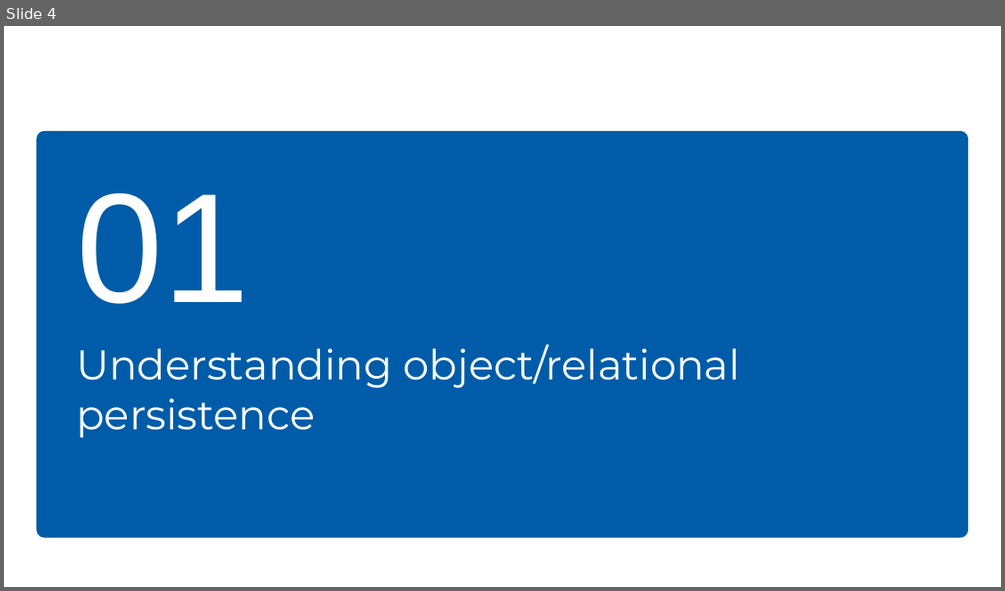
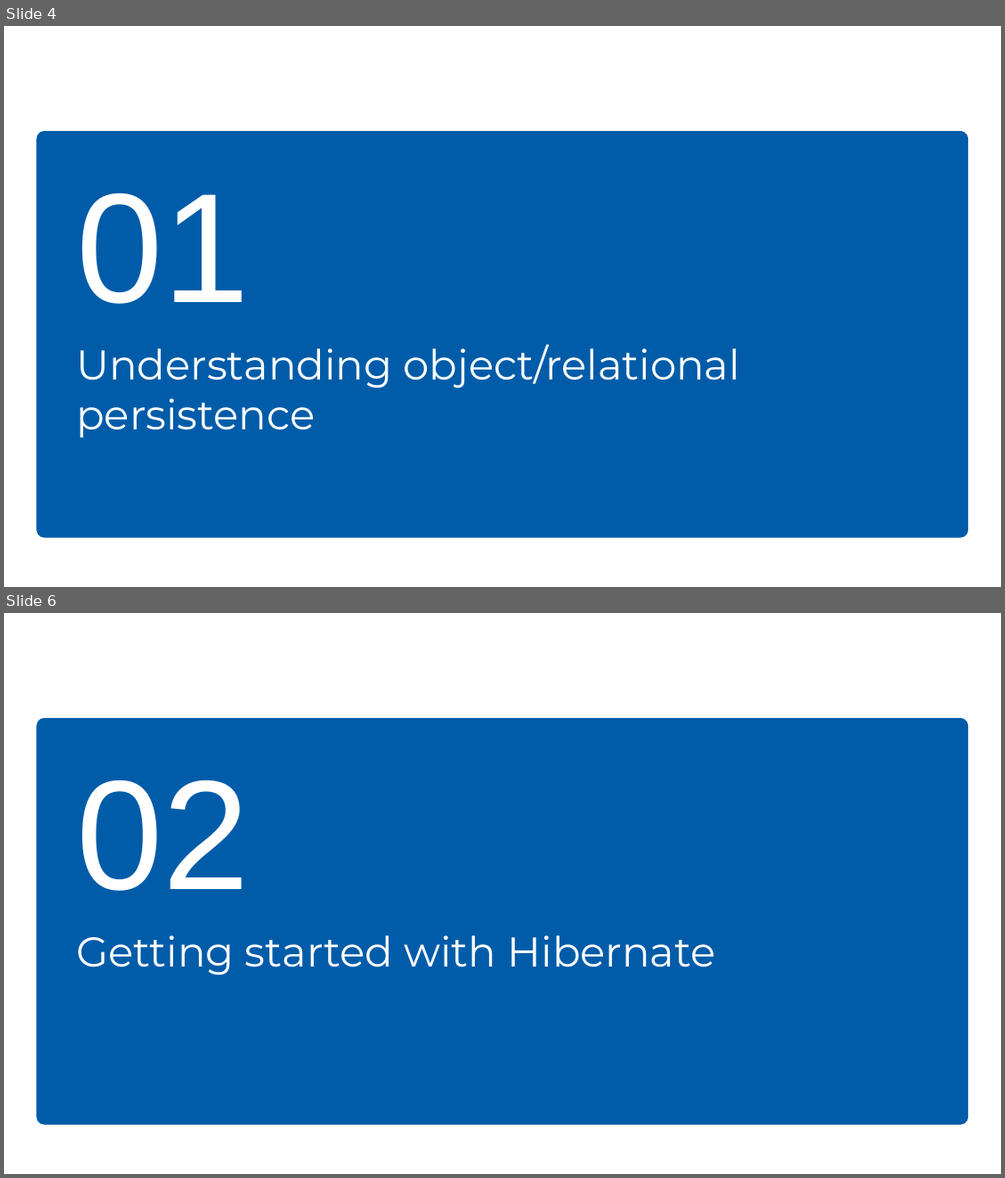
Before and after one commit to kovacivo/hibernate_basics, a slide deck: Hibernate_training-level_basic.pptx. Shown one above the other, each under a label of ours: slide 4 before the commit, slides 4 and 6 after it; the slides between them are not shown. The pictures are 1005x591 and 1005x1178 pixels, drawn with LibreOffice and Linux fonts; fonts in the diff are those of the drawing; background and template pictures are left out. Boxes give left, top, right and bottom in pixels: in the first picture for what was removed or moved away, otherwise in the second. Text is boxed around its words. In the diff, an @@ line names an element or a change of style, - is before the commit and + after.

```diff
--- a/Hibernate_training-level_basic.pptx
+++ b/Hibernate_training-level_basic.pptx
@@ slide 6 added at [4, 613, 1001, 1174], background #FFFFFF; not listed: 1 template element that a slide beside it also shows @@
@@ title added at [76, 779, 250, 891], 150 pt, text #FFFFFF @@
+02
@@ text added at [76, 935, 716, 975], 40 pt, text #FFFFFF @@
+Getting started with Hibernate
```
Also in this commit, not shown: 32 slides changed, 6 other slides added.
